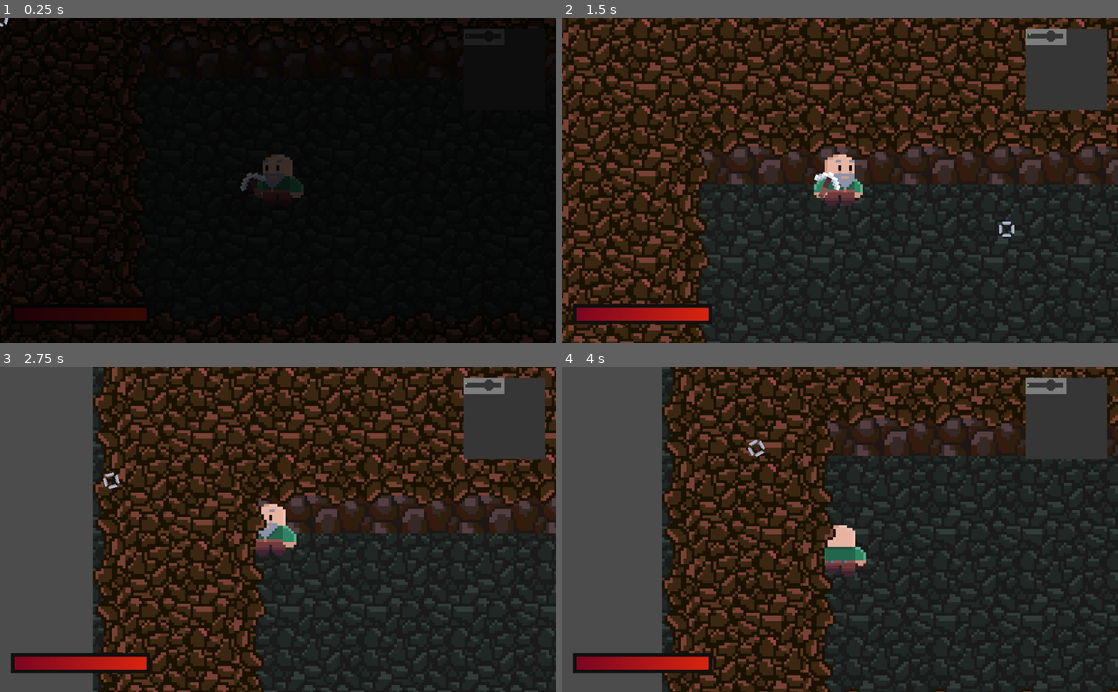
Above: before the commit, frames 1-4 (two rows, left to right).
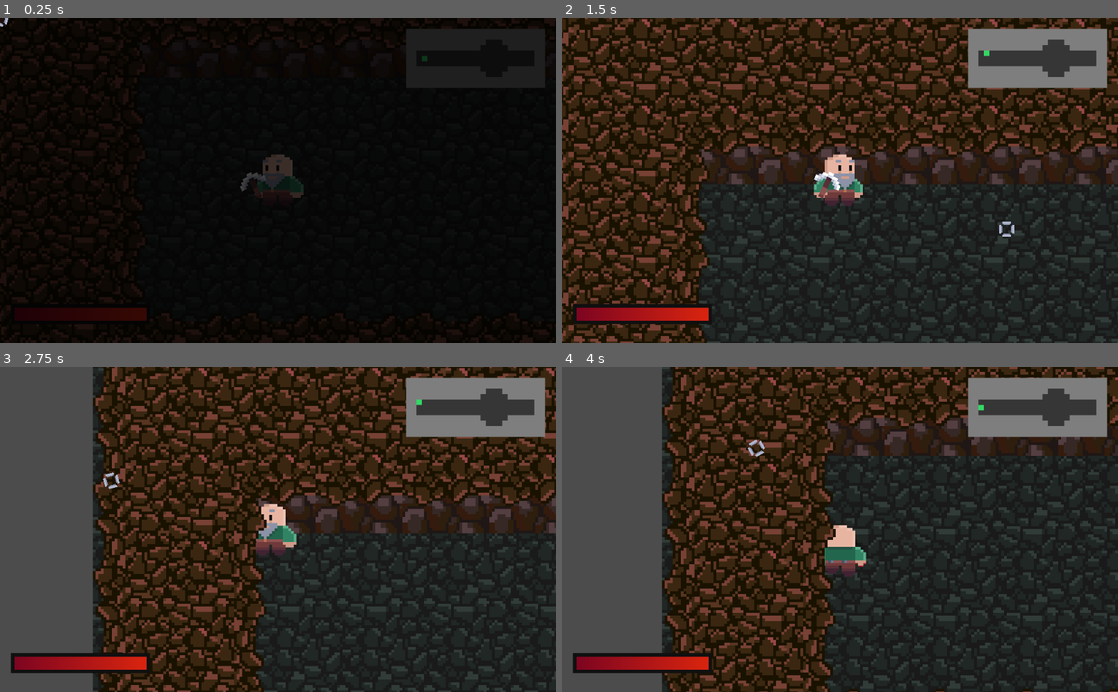
Above: after the commit, the same moments.

Repository: AyUpItsAli/Gunthers-Grotto-Coursework
Game: Godot game, scene res://World/MagpieLevel/MagpieLevel.tscn
The game is run twice, just before and just after one commit, with the same random seed, the same clock (stepped at 60 frames per second) and the same inputs. This scene is started directly instead of the project's main scene.
Inputs (mouse positions are in pixels of both pictures, inside the frame that each line leads up to):
- Up to frame 1 (0.25 s): no input
- Up to frame 2 (1.5 s): tap Enter (force_exit_cave) at 0.5 s; move the mouse to (812, 245) at 0.52 s; hold 3 (equip_dynamite) 0.53-1.28 s; hold W (move_up) from 0.53 s (still down); move the mouse to (1006, 229) at 1.27 s; tap 1 (equip_pickaxe) at 1.35 s
- Up to frame 3 (2.75 s): move the mouse to (111, 480) at 2.02 s; release W (move_up) at 2.03 s; hold A (move_left) from 2.03 s (still down); hold 2 (equip_revolver) from 2.03 s (still down)
- Up to frame 4 (4 s): move the mouse to (867, 529) at 2.77 s; release 2 (equip_revolver) at 2.78 s; click (867, 529) at 2.85 s; move the mouse to (756, 448) at 3.52 s; release A (move_left) at 3.53 s; hold S (move_down) from 3.53 s (still down); hold 3 (equip_dynamite) from 3.53 s (still down)

The runs differ from the first frame. In frame 1, 0.9% of the frame differs, in the area x 73-84%, y 3-22%; in frame 2, 4.6%; in frame 3, 4.6%, in the area x 73-99%, y 3-29%; in frame 4, 4.3%.

Commit message:
Minimap rework
- Minimap now only displayed the used rect
- Minimap is now not necessarily square.

Diff:
--- a/GUI/HUD/Minimap.gd
+++ b/GUI/HUD/Minimap.gd
@@ -4,15 +4,24 @@
 const ROCK = 1
 const PLAYER = 2
 
+# A reference to the UI node
+onready var ui = get_parent()
+
 var player_tile_pos: Vector2 # Player's current tile position
 
 # Copies the layout of the given rock layer tilemap to the minimap tilemap
 func update_minimap(rock_layer: TileMap):
-	for x in range(Globals.CAVE_SIZE):
-		for y in range(Globals.CAVE_SIZE):
+	# Do nothing if the rock layer is empty
+	if not rock_layer.get_used_cells(): return
+	# Get the rect which defines the region of the tilemap that is in use
+	var rect = rock_layer.get_used_rect()
+	# Loop over the used rect and place minimap tiles accordingly
+	for x in range(rect.position.x, rect.position.x+rect.size.x):
+		for y in range(rect.position.y, rect.position.y+rect.size.y):
 			var tile = GROUND if rock_layer.get_cell(x, y) == -1 else ROCK
-
 			set_cell(x, y, tile)
+	# Update minimap UI element
+	ui.set_minimap_dimensions()
 
 # Sets the player's previous tile position to a GROUND tile
 # and the new tile position to a PLAYER tile
--- a/GUI/HUD/UI.gd
+++ b/GUI/HUD/UI.gd
@@ -31,6 +31,10 @@
 var viewport_height: float
 
 # Health bar dimensions
+var minimap_width: float
+var minimap_height: float
+
+# Health bar dimensions
 var hb_width: float
 var hb_height: float
 
@@ -62,22 +66,32 @@
 
 # Sets the minimap's dimensions, based on the size of the viewport
 func set_minimap_dimensions():
+	if not minimap.get_used_cells(): return
+	var rect = minimap.get_used_rect()
 	# Determine the maximum dimensions
 	var max_width = viewport_width * (MINIMAP_MAX_WIDTH_PERCENTAGE / 100.0)
 	var max_height = viewport_height * (MINIMAP_MAX_HEIGHT_PERCENTAGE / 100.0)
-	# Calculate local size
-	# I can use either cell_size.x or cell_size.y, as the minimap is square
-	var local_size = Globals.CAVE_SIZE * minimap.cell_size.x
-	# Pick the smallest scale, as to not exceed the max_width or max_height
-	var map_scale = min(max_width, max_height) / local_size
+	# Calculate local dimensions
+	var local_width = rect.size.x * minimap.cell_size.x
+	var local_height = rect.size.y * minimap.cell_size.y
+	# Determine maximum scales
+	var max_x_scale = max_width / local_width
+	var max_y_scale = max_height / local_height
+	# Pick the smallest scale, as to not exceed either of them
+	var map_scale = min(max_x_scale, max_y_scale)
 	# Set the scale
 	minimap.scale.x = map_scale
 	minimap.scale.y = map_scale
+	# Set global variables
+	minimap_width = local_width * map_scale
+	minimap_height = local_height * map_scale
+	# Calculate x and y offsets
+	var x_offset = rect.position.x * minimap.cell_size.x * map_scale
+	var y_offset = rect.position.y * minimap.cell_size.y * map_scale
 	# Set the position of the minimap to the top right,
 	# with padding applied
-	var minimap_size = local_size * map_scale
-	minimap.position.x = viewport_width - minimap_size - padding
-	minimap.position.y = padding
+	minimap.position.x = viewport_width - minimap_width - x_offset - padding
+	minimap.position.y = padding - y_offset
 
 # Sets the health bar's dimensions, based on the size of the viewport
 func set_health_bar_dimensions():
